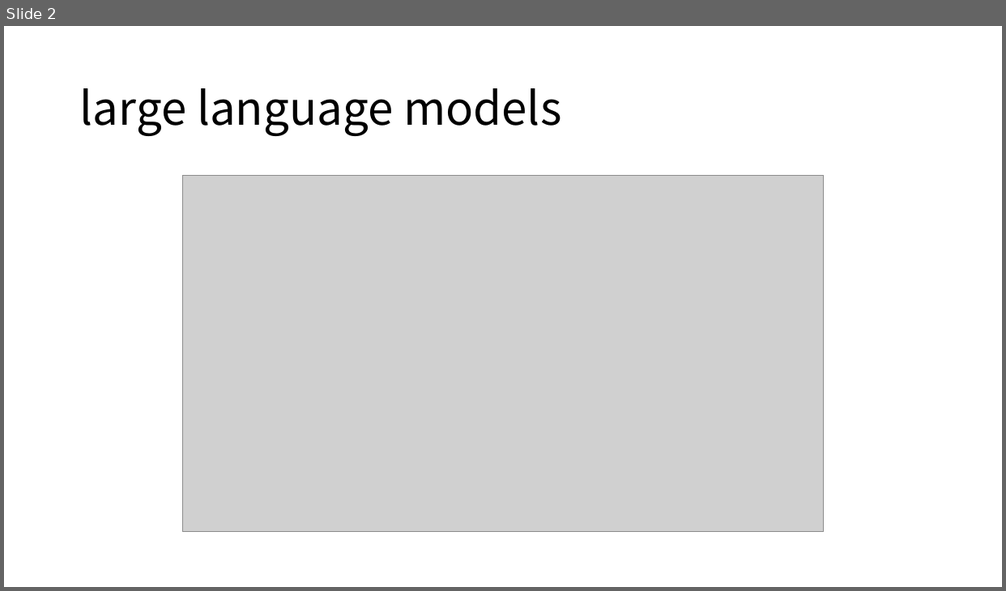
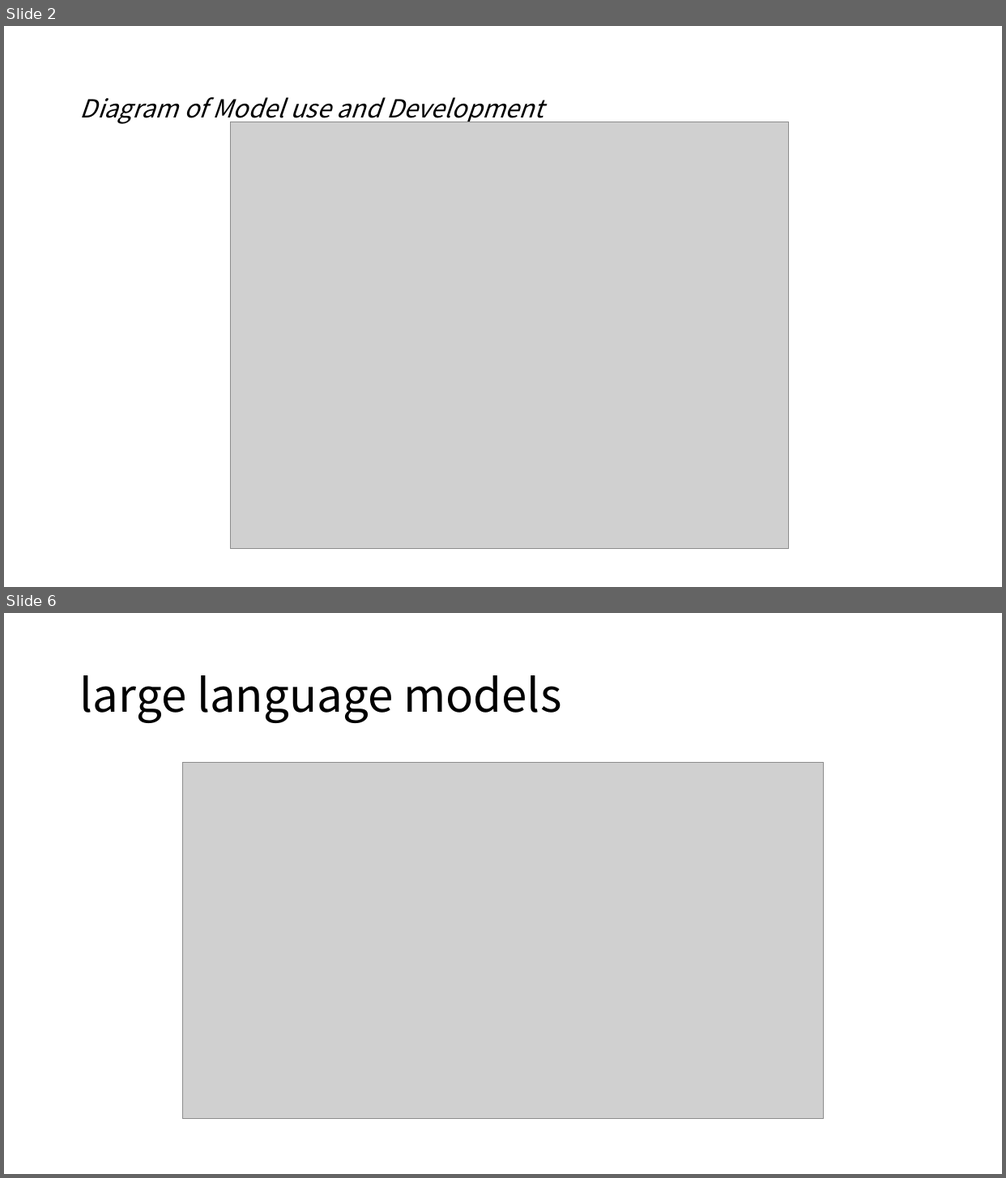
Before and after one commit to MigoJJ/AI_2023.07, a slide deck: AI_05_LLM large language mosels.pptx. Shown one above the other, each under a label of ours: slide 2 before the commit, slides 2 and 6 after it; the slides between them are not shown. The pictures are 1006x591 and 1006x1178 pixels, drawn with LibreOffice and Linux fonts; fonts in the diff are those of the drawing; grey boxes stand for pictures. Boxes give left, top, right and bottom in pixels: in the first picture for what was removed or moved away, otherwise in the second. Text is boxed around its words. In the diff, an @@ line names an element or a change of style, - is before the commit and + after.

```diff
--- a/AI_05_LLM large language mosels.pptx
+++ b/AI_05_LLM large language mosels.pptx
@@ slide 2 added at box(4, 26, 1002, 587), background #FFFFFF @@
@@ title added at box(80, 97, 543, 125), 24 pt, text #000000, italic @@
+Diagram of Model use and Development
@@ picture added at box(231, 122, 789, 549) @@
@@ what was slide 2 is now slide 6 @@
```
Also in this commit, not shown: 2 slides changed, 5 other slides added, 2 slides removed, 2 other files.
